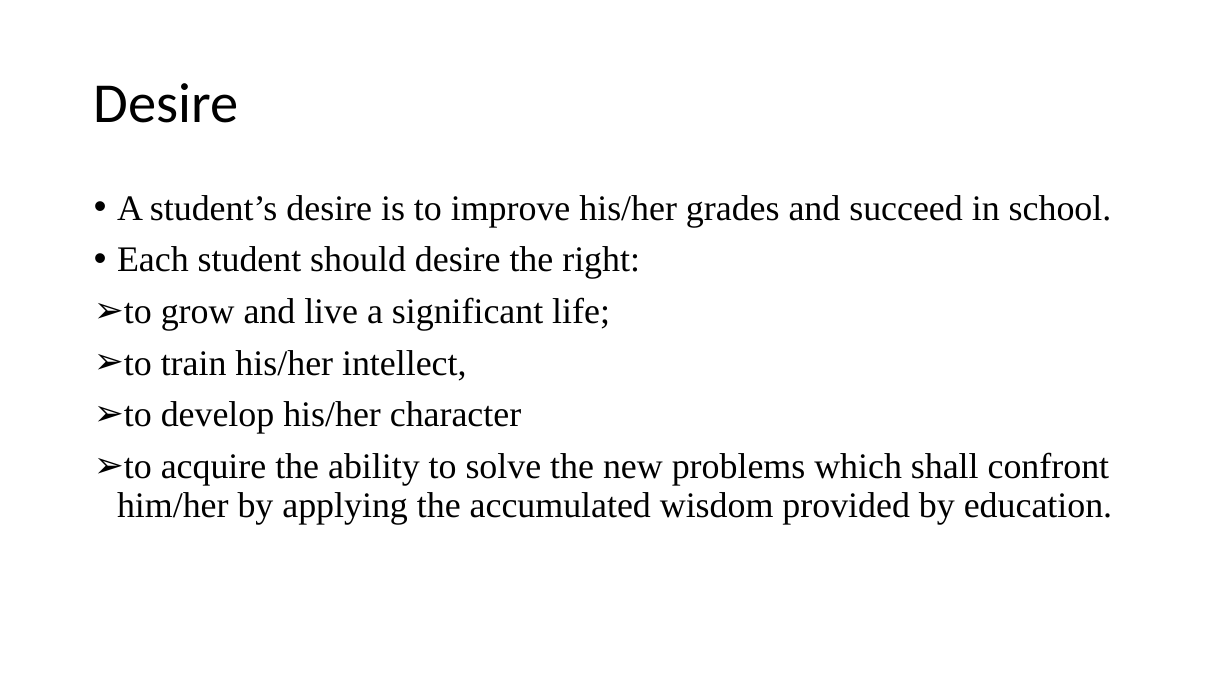
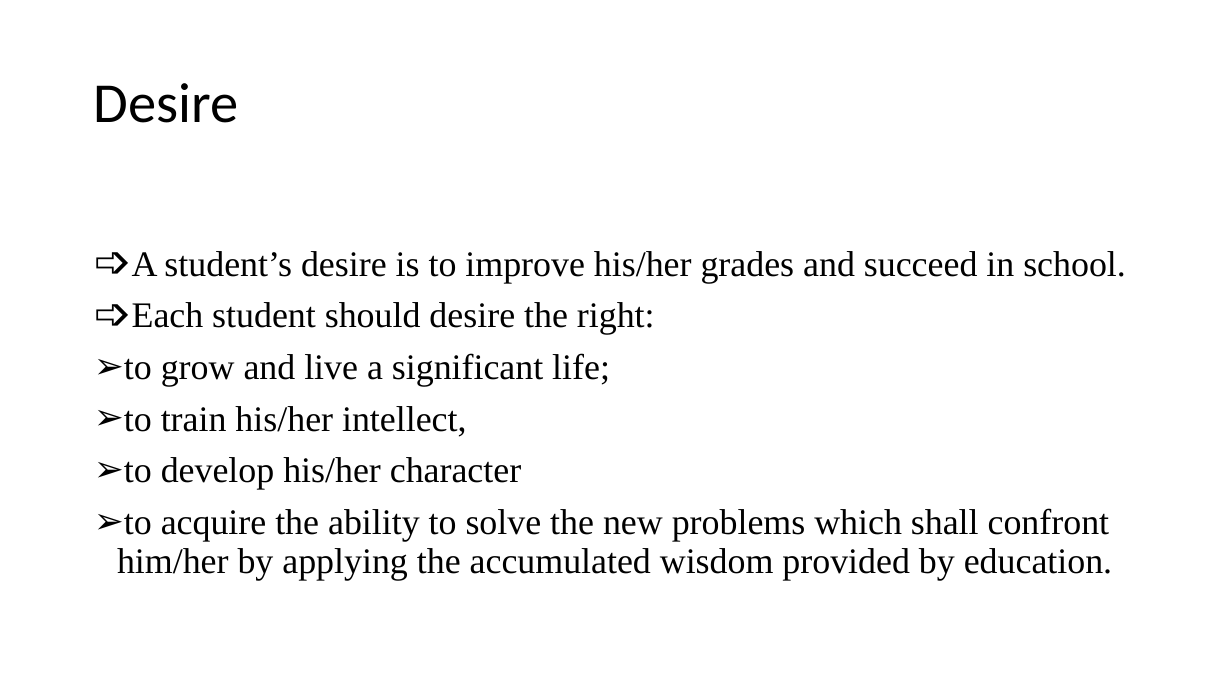
Before and after one commit to mutanganajoseph/Documents, a slide deck: slide 13 of auca/sem-2/study-research-edrom-8113/Study methods presentation.odp. Drawn at 1232x693 pixels with LibreOffice and Linux fonts; fonts in the diff are those of the drawing. Boxes give left, top, right and bottom in pixels: in the first picture for what was removed or moved away, otherwise in the second. Text is boxed around its words. In the diff, an @@ line names an element or a change of style, - is before the commit and + after.

```diff
--- a/auca/sem-2/study-research-edrom-8113/Study methods presentation.odp
+++ b/auca/sem-2/study-research-edrom-8113/Study methods presentation.odp
@@ text at (132,251,1126,335): bullet • to ➩ @@
```
Also in this commit, not shown: 3 other slides changed, 6 other files.
